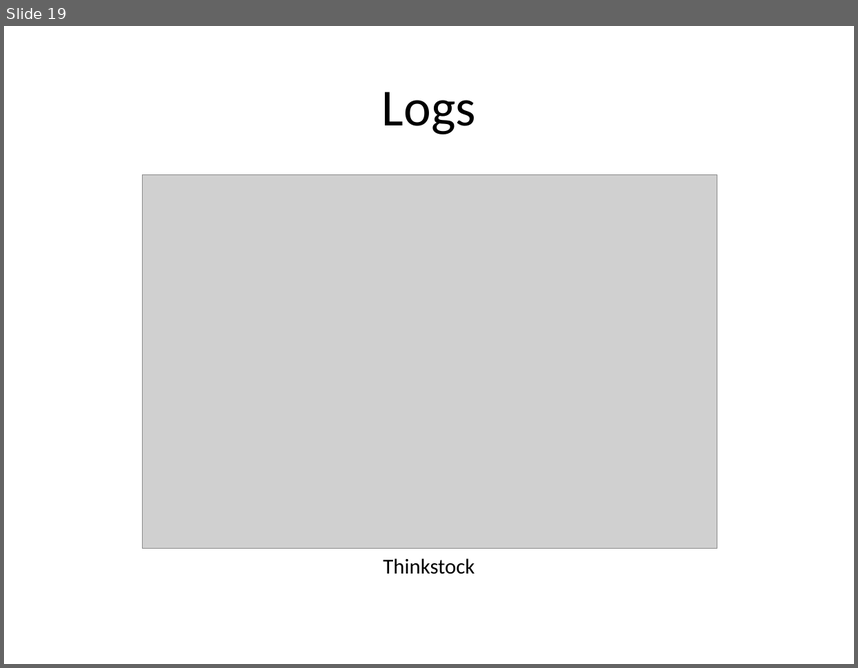
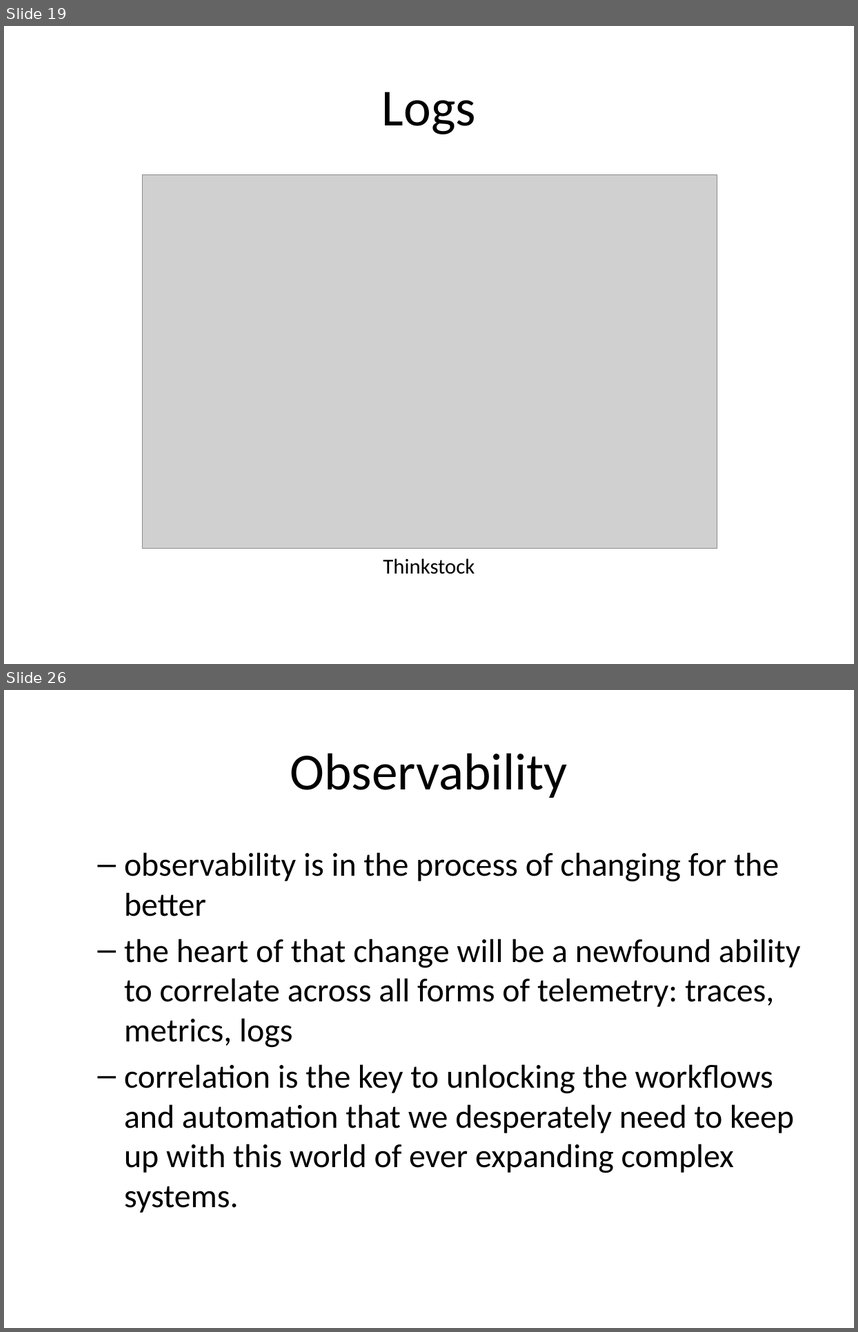
Before and after one commit to rhildred/INFO8985, a slide deck: observability/slides.pptx. Shown one above the other, each under a label of ours: slide 19 before the commit, slides 19 and 26 after it; the slides between them are not shown. The pictures are 858x668 and 858x1332 pixels, drawn with LibreOffice and Linux fonts; fonts in the diff are those of the drawing; grey boxes stand for pictures. Boxes give left, top, right and bottom in pixels: in the first picture for what was removed or moved away, otherwise in the second. Text is boxed around its words. In the diff, an @@ line names an element or a change of style, - is before the commit and + after.

```diff
--- a/observability/slides.pptx
+++ b/observability/slides.pptx
@@ slide 26 added at (4, 690, 854, 1328), background #FFFFFF @@
@@ title added at (290, 753, 568, 798), 44 pt, text #000000 @@
+Observability
@@ text added at (124, 852, 801, 1212), 28 pt, text #000000 @@
+  – observability is in the process of changing for the better
+  – the heart of that change will be a newfound ability to correlate across all forms of telemetry: traces, metrics, logs
+  – correlation is the key to unlocking the workflows and automation that we desperately need to keep up with this world of ever expanding complex systems.
```
Also in this commit, not shown: 6 other slides added, 16 other files.
